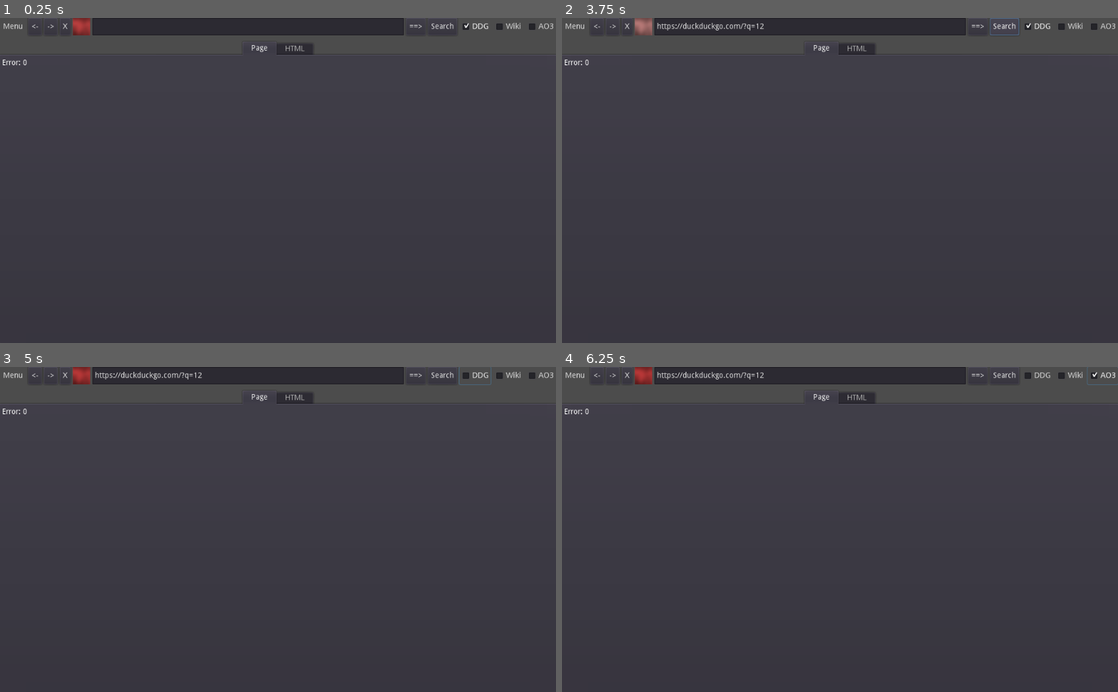
Above: before the commit, frames 1-4 (two rows, left to right).
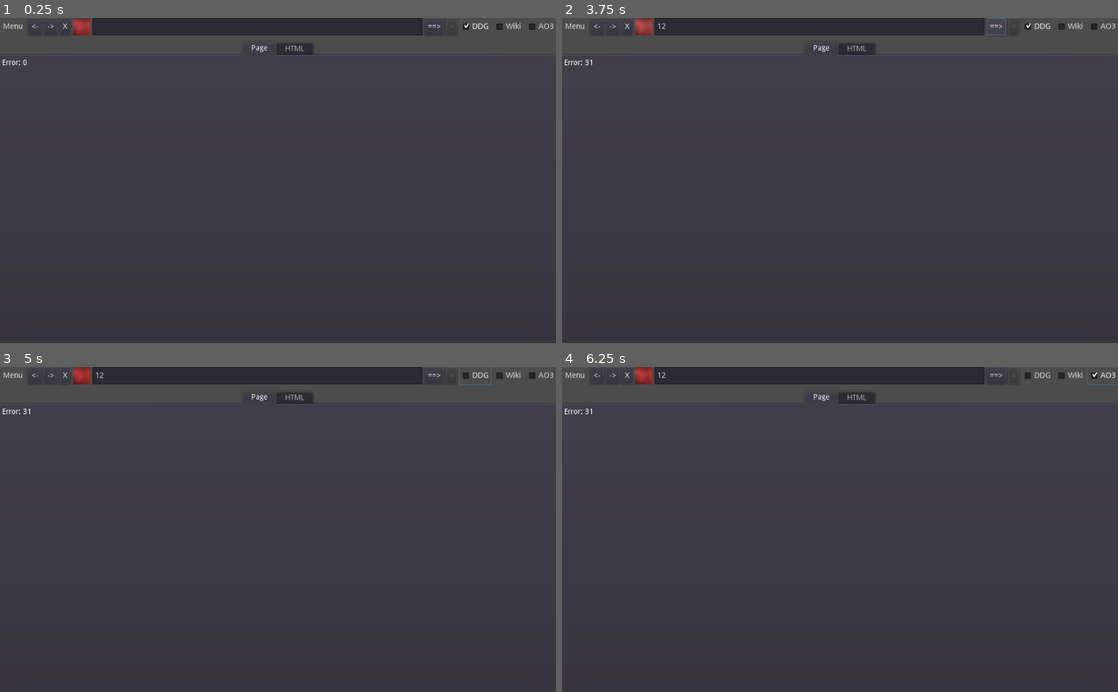
Above: after the commit, the same moments.

Repository: KaizNike/Lite-Web-Browser
Game: Godot game, scene res://src/App.tscn
Two runs of this game, one before a commit and one after it. Both use one fixed random seed, a clock stepped at 60 frames per second and the inputs below. The project has no main scene, so this scene is started directly.
Inputs (mouse positions are in pixels of both pictures, inside the frame that each line leads up to):
- Up to frame 1 (0.25 s): no input
- Up to frame 2 (3.75 s): click (812, 27) at 0.52 s; type "12" at 0.6 s; click "==>" at 1.25 s; click "<-" at 2 s; click "->" at 2.75 s; click (1006, 27) at 3.5 s, where only the run before the commit has a clickable "Search"
- Up to frame 3 (5 s): click "DDG" at 4.25 s
- Up to frame 4 (6.25 s): click "Wiki" at 5 s; click "AO3" at 5.75 s

The runs differ from the first frame. In frame 1, 0.1% of the frame differs, in the area x 72-82%, y 0-6%; in frame 2, 0.5%, in the area x 4-83%, y 0-15%; in frame 3, 0.3%; in frame 4, 0.3%.

Commit message:
Ctrl+F = Fail
Bing AI failed me again

Diff:
--- a/KN Lite Web Browser/src/App.gd
+++ b/KN Lite Web Browser/src/App.gd
@@ -3,6 +3,9 @@
 var paths = []
 var pathIndex = 0
 var currentSearch = "DDG"
+var currentMatch = 0
+var matches = []
+var Query = ""
 # Declare member variables here. Examples:
 # var a = 2
 # var b = "text"
@@ -130,7 +133,7 @@
 		currentSearch = ""
 	pass # Replace with function body.
 
-
+# AO3
 func _on_CheckBox3_toggled(button_pressed):
 	if button_pressed:
 		$UI/VSplitContainer/HBoxContainer/CheckBox.pressed = false
@@ -139,3 +142,45 @@
 	else:
 		currentSearch = ""
 	pass # Replace with function body.
+
+# BingAI, Find
+func _on_FindButton_pressed():
+	var query = $UI/VSplitContainer/HBoxContainer/LineEdit.text
+	Query = query
+	if query:
+		$UI/VSplitContainer/HBoxContainer/ProgressText/ProgressAnim.play("loading")
+		var text = ""
+		if $UI/VSplitContainer/TabContainer/Page.visible:
+			text = $UI/VSplitContainer/TabContainer/Page.text
+		elif $UI/VSplitContainer/TabContainer/HTML.visible:
+			text = $UI/VSplitContainer/TabContainer/HTML.text
+		var start_index = 0
+		while true:
+			var match_start = text.find(query,start_index)
+			if match_start == -1:
+				break
+			matches.append(match_start)
+			start_index = match_start + query.length()
+		$UI/VSplitContainer/HBoxContainer/ProgressText/ProgressAnim.play("loaded")
+		if matches:
+			$UI/VSplitContainer/HBoxContainer/FindButtonNxt.disabled = false
+			$UI/VSplitContainer/HBoxContainer/FindButtonPrv.disabled = false
+		else:
+			$UI/VSplitContainer/HBoxContainer/FindButtonNxt.disabled = true
+			$UI/VSplitContainer/HBoxContainer/FindButtonPrv.disabled = true
+	else:
+		$UI/VSplitContainer/HBoxContainer/ProgressText/ProgressAnim.play("cancel")
+
+
+func _on_FindButtonPrv_pressed():
+	pass # Replace with function body.
+
+
+func _on_FindButtonNxt_pressed():
+	if len(matches) > 0:
+		currentMatch = (currentMatch+1) %len(matches)
+		if $UI/VSplitContainer/TabContainer/Page.visible:
+			$UI/VSplitContainer/TabContainer/Page.select(matches[currentMatch],matches[currentMatch]+Query.length())
+		elif $UI/VSplitContainer/TabContainer/HTML.visible:
+			$UI/VSplitContainer/TabContainer/HTML.select(matches[currentMatch],matches[currentMatch]+Query.length())
+	pass # Replace with function body.
--- a/KN Lite Web Browser/src/App.tscn
+++ b/KN Lite Web Browser/src/App.tscn
@@ -342,17 +342,40 @@
 
 [node name="LineEdit" type="LineEdit" parent="UI/VSplitContainer/HBoxContainer"]
 margin_left = 170.0
-margin_right = 744.0
+margin_right = 778.0
 margin_bottom = 32.0
 size_flags_horizontal = 3
 
 [node name="Button" type="Button" parent="UI/VSplitContainer/HBoxContainer"]
-margin_left = 748.0
+margin_left = 782.0
+margin_right = 818.0
+margin_bottom = 32.0
+text = "==>"
+
+[node name="FindButtonPrv" type="Button" parent="UI/VSplitContainer/HBoxContainer"]
+margin_left = 822.0
+margin_right = 842.0
+margin_bottom = 32.0
+disabled = true
+text = "<"
+
+[node name="FindButton" type="Button" parent="UI/VSplitContainer/HBoxContainer"]
+visible = false
+margin_left = 721.0
+margin_right = 760.0
+margin_bottom = 32.0
+text = "Find"
+
+[node name="FindButtonNxt" type="Button" parent="UI/VSplitContainer/HBoxContainer"]
+visible = false
+margin_left = 764.0
 margin_right = 784.0
 margin_bottom = 32.0
-text = "==>"
+disabled = true
+text = ">"
 
 [node name="Button3" type="Button" parent="UI/VSplitContainer/HBoxContainer"]
+visible = false
 margin_left = 788.0
 margin_right = 842.0
 margin_bottom = 32.0
@@ -417,6 +440,9 @@
 [connection signal="pressed" from="UI/VSplitContainer/HBoxContainer/Button4" to="." method="_on_Button4_pressed"]
 [connection signal="text_entered" from="UI/VSplitContainer/HBoxContainer/LineEdit" to="." method="_on_LineEdit_text_entered"]
 [connection signal="pressed" from="UI/VSplitContainer/HBoxContainer/Button" to="." method="_on_Button_pressed"]
+[connection signal="pressed" from="UI/VSplitContainer/HBoxContainer/FindButtonPrv" to="." method="_on_FindButtonPrv_pressed"]
+[connection signal="pressed" from="UI/VSplitContainer/HBoxContainer/FindButton" to="." method="_on_FindButton_pressed"]
+[connection signal="pressed" from="UI/VSplitContainer/HBoxContainer/FindButtonNxt" to="." method="_on_FindButtonNxt_pressed"]
 [connection signal="pressed" from="UI/VSplitContainer/HBoxContainer/Button3" to="." method="_on_Button3_pressed"]
 [connection signal="toggled" from="UI/VSplitContainer/HBoxContainer/CheckBox" to="." method="_on_CheckBox_toggled"]
 [connection signal="toggled" from="UI/VSplitContainer/HBoxContainer/CheckBox2" to="." method="_on_CheckBox2_toggled"]
